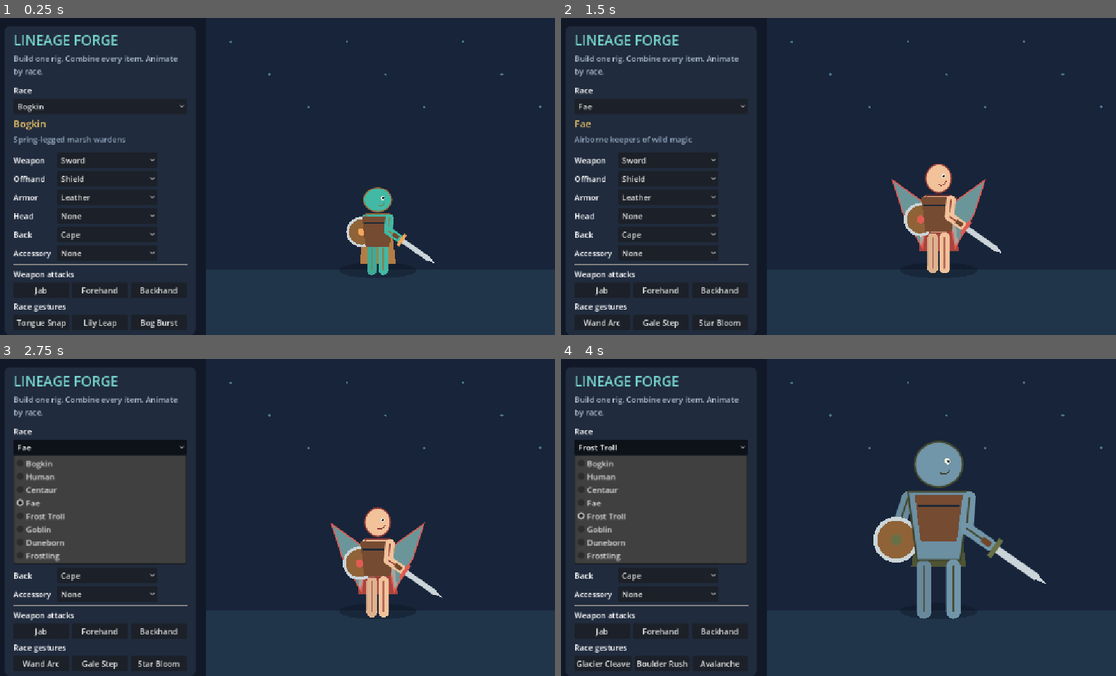
Above: before the commit, frames 1-4 (two rows, left to right).
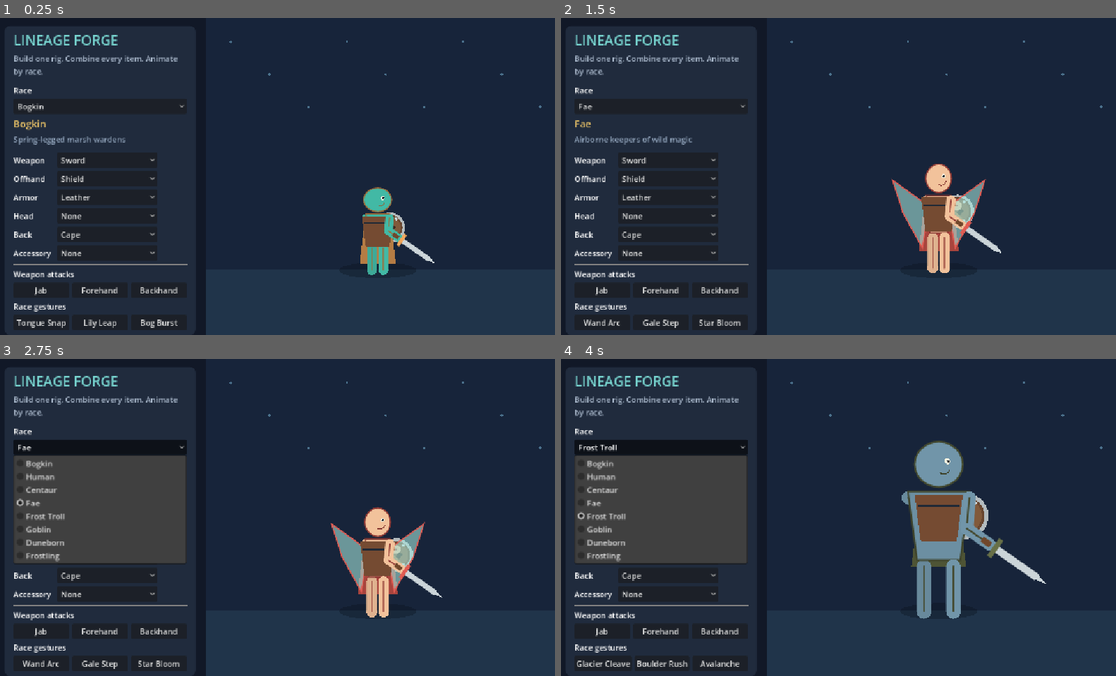
Above: after the commit, the same moments.

Repository: DibranMulder/CharacterBuilder
Game: Godot game, scene res://main.tscn
Two runs of this game, one before a commit and one after it. Both use one fixed random seed, a clock stepped at 60 frames per second and the inputs below.
Inputs:
- Up to frame 1 (0.25 s): no input
- Up to frame 2 (1.5 s): click "Bogkin" at 0.5 s; click "Sword" at 1.25 s
- Up to frame 3 (2.75 s): click "Fae" at 2 s
- Up to frame 4 (4 s): click "Shield" at 2.75 s; click "Frost Troll" at 3.5 s

The runs differ from the first frame. In frame 1, 0.4% of the frame differs, in the area x 62-73%, y 61-73%; in frame 2, 0.5%; in frame 3, 0.5%; in frame 4, 1.2%, in the area x 56-78%, y 43-65%.

Commit message:
Refine forehand and shield presentation

Diff:
--- a/src/gear_visual.gd
+++ b/src/gear_visual.gd
@@ -53,9 +53,18 @@
 		"offhand":
 			match item:
 				"shield":
-					draw_circle(Vector2(0,-20), 27, Color("8f6337"))
-					draw_arc(Vector2(0,-20), 27, 0, TAU, 24, metal, 5.0)
-					draw_circle(Vector2(0,-20), 7, accent)
+					# The offhand is on the far side of the body, so the player sees
+					# the shield's darker inside face, arm straps, and grip.
+					var center := Vector2(0,-20)
+					draw_circle(center, 27, Color("68462f"))
+					draw_circle(center, 21, Color("815a3b"))
+					draw_arc(center, 27, 0, TAU, 24, metal.darkened(.12), 5.0)
+					# Bias the straps toward the exposed half because the torso overlaps
+					# the shield's screen-right side.
+					draw_line(center + Vector2(-20,-10), center + Vector2(3,8), Color("3e2b22"), 7.0, true)
+					draw_line(center + Vector2(-18,12), center + Vector2(3,-10), Color("ad7b4b"), 4.0, true)
+					for rivet in [Vector2(-17,-12), Vector2(17,-12), Vector2(-17,12), Vector2(17,12)]:
+						draw_circle(center + rivet, 2.5, metal)
 				"lantern":
 					draw_rect(Rect2(-13,-44,26,31), Color("f4b942"), true)
 					draw_rect(Rect2(-13,-44,26,31), ink, false, 4.0)
--- a/src/modular_character.gd
+++ b/src/modular_character.gd
@@ -59,7 +59,9 @@
 		return false
 	loadout[String(slot)] = item_id
 	var visual: GearVisual = _gear.get(String(slot))
-	if visual: visual.setup(String(slot), item_id, _profile.accent)
+	if visual:
+		visual.setup(String(slot), item_id, _profile.accent)
+		_apply_gear_presentation(String(slot), item_id, visual)
 	equipment_changed.emit(slot, item_id)
 	return true
 
@@ -168,9 +170,9 @@
 	_part(_bones.left_arm, "left_forearm", "limb", Vector2(15,forearm_length), skin.darkened(.04), Vector2(0,upper_arm_length), -3)
 	_part(torso, "right_arm", "limb", Vector2(16,upper_arm_length), skin, Vector2(torso_size.x*.48,8), 3)
 	_part(_bones.right_arm, "right_forearm", "limb", Vector2(15,forearm_length), skin, Vector2(0,upper_arm_length), 3)
-	# Readable combat-ready silhouette: shield guards the screen-left side while
-	# the weapon points away from the shoulder in the screen-right hand.
-	_bones.left_arm.rotation_degrees = 18; _bones.left_forearm.rotation_degrees = -8
+	# The far-side offhand crosses behind the torso so the shield appears on the
+	# same screen-right side as the weapon while its inside remains visible.
+	_bones.left_arm.rotation_degrees = -70; _bones.left_forearm.rotation_degrees = -20
 	# Relative forearm rotation of -60 degrees produces an approximately
 	# 120-degree interior elbow angle. The slight inward upper-arm rotation
 	# keeps the weapon in a relaxed diagonal guard alongside the body instead
@@ -190,6 +192,23 @@
 	var visual := Gear.new().setup(slot, loadout[slot], _profile.accent)
 	visual.name = slot.capitalize(); visual.position = at; visual.z_index = z
 	parent.add_child(visual); _gear[slot] = visual
+	_apply_gear_presentation(slot, loadout[slot], visual)
+
+
+func _apply_gear_presentation(slot: String, item_id: String, visual: GearVisual) -> void:
+	if slot != "offhand":
+		return
+	if item_id == "shield":
+		# Advance along the crossed forearm just enough to expose the inside face
+		# beyond the torso's screen-right edge.
+		# Negative local X moves the shield downward in this crossed-arm pose.
+		visual.position.x = -10.0
+		visual.position.y = float(_profile.arm) * 0.48 + 20.0
+		visual.z_index = -1
+	else:
+		visual.position.x = 0.0
+		visual.position.y = float(_profile.arm) * 0.48
+		visual.z_index = 5
 
 
 func _capture_pose() -> void:
--- a/tests/weapon_rig_regression.gd
+++ b/tests/weapon_rig_regression.gd
@@ -30,8 +30,10 @@
 
 	if weapon.global_position.x <= avatar.global_position.x:
 		_fail("weapon must render on the screen-right hand")
-	if shield.global_position.x >= avatar.global_position.x:
-		_fail("shield must render on the screen-left hand")
+	if shield.global_position.x <= avatar.global_position.x:
+		_fail("cross-body shield must render on the same screen-right side as the weapon")
+	if shield.z_index >= 0:
+		_fail("shield must remain behind the far-side forearm and torso")
 	if shoulder_position.distance_to(sword_tip) <= shoulder_position.distance_to(hand_position):
 		_fail("sword tip must extend beyond the hand from the shoulder pivot")
 	var rest_weapon_angle := rad_to_deg(rest_weapon_vector.angle())
Not shown, changed: README.md
